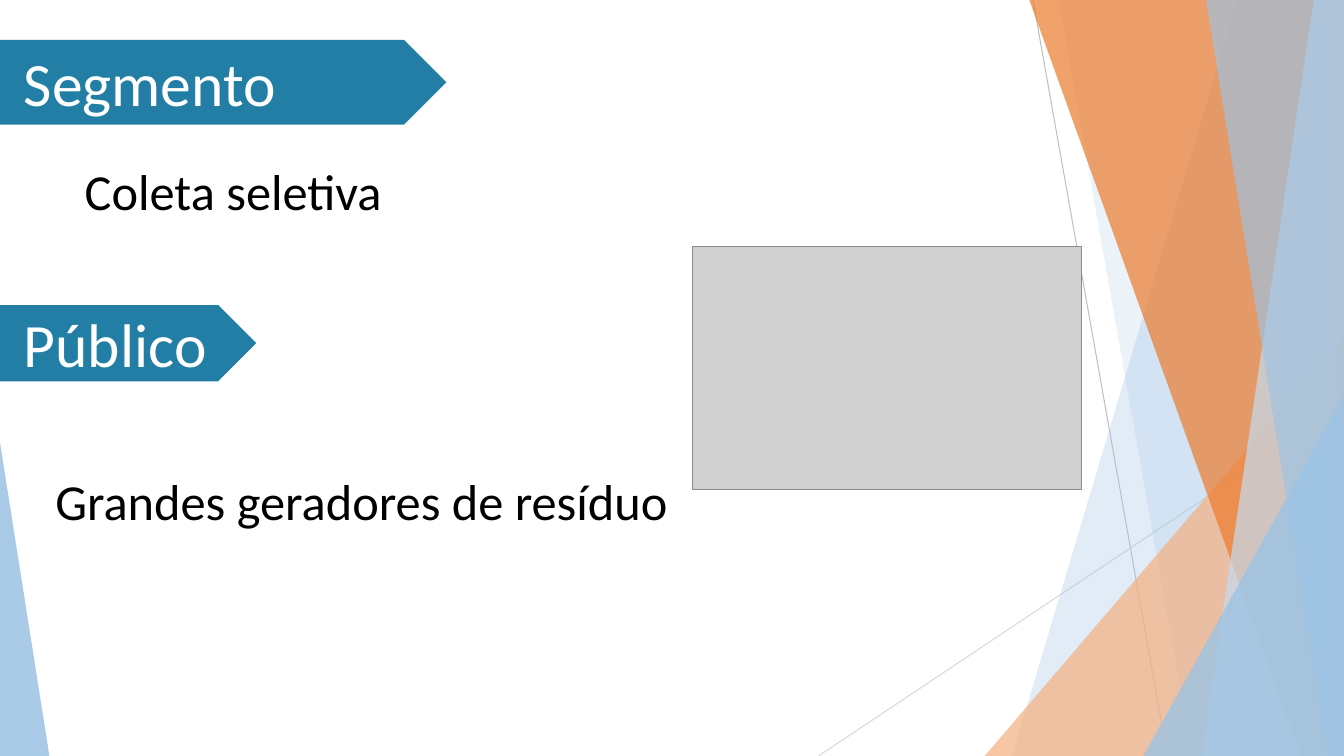
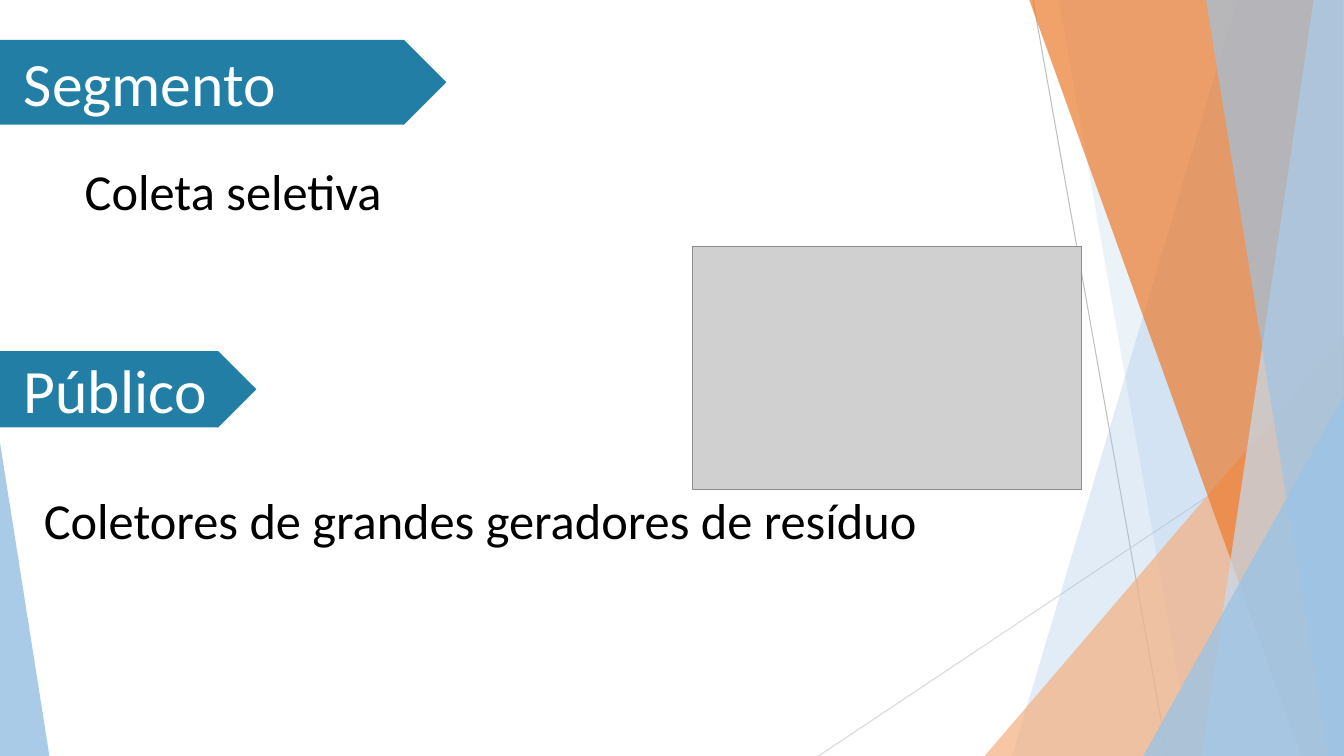
Before and after one commit to Stefany-hub/Projeto2.0, a slide deck: slide 5 of apresentação/MIT PPT (Projeto 2.0).pptx. Drawn at 1344x756 pixels with LibreOffice and Linux fonts; fonts in the diff are those of the drawing; grey boxes stand for pictures; background and template pictures are left out. Boxes give left, top, right and bottom in pixels: in the first picture for what was removed or moved away, otherwise in the second. Text is boxed around its words. In the diff, an @@ line names an element or a change of style, - is before the commit and + after.

```diff
--- a/apresentação/MIT PPT (Projeto 2.0).pptx
+++ b/apresentação/MIT PPT (Projeto 2.0).pptx
@@ pentagon arrow "Público": place and size @@
-pentagon arrow "Público" at (0, 306, 256, 382)
+pentagon arrow "Público" at (0, 351, 256, 427)
@@ text at (44, 504, 917, 548): text changed @@
-Grandes geradores de resíduo
+Coletores de grandes geradores de resíduo
```
Also in this commit, not shown: 6 other slides changed, 1 slide added, 2 slides removed.
